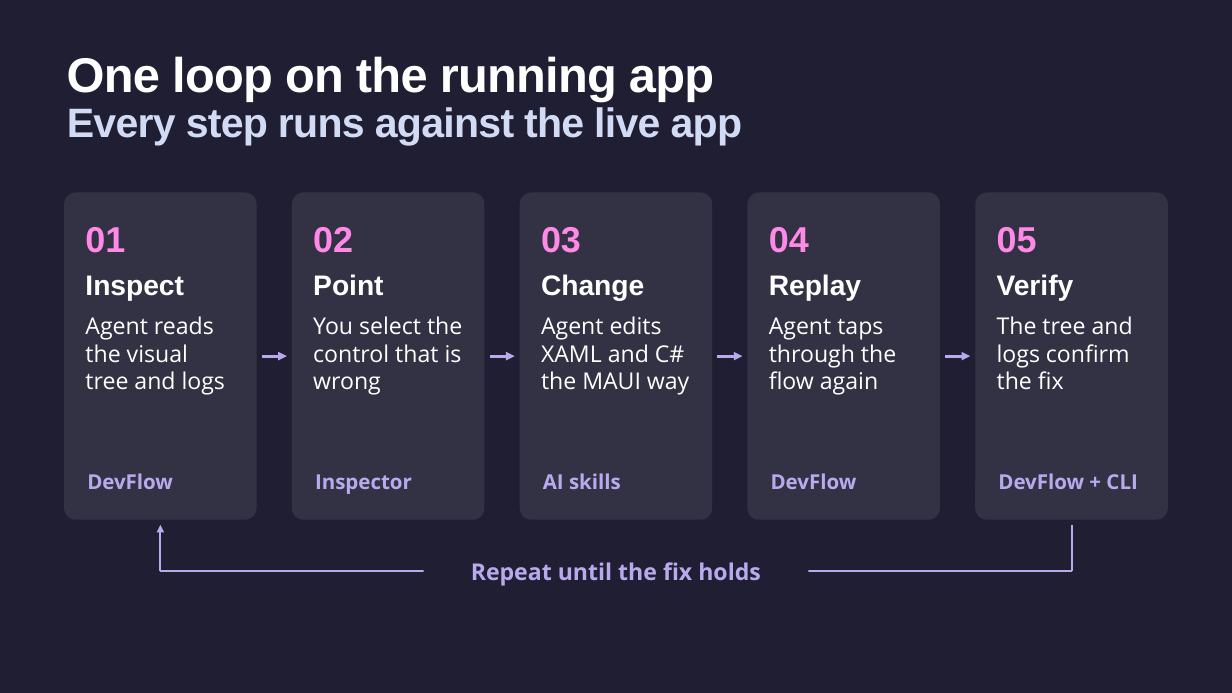
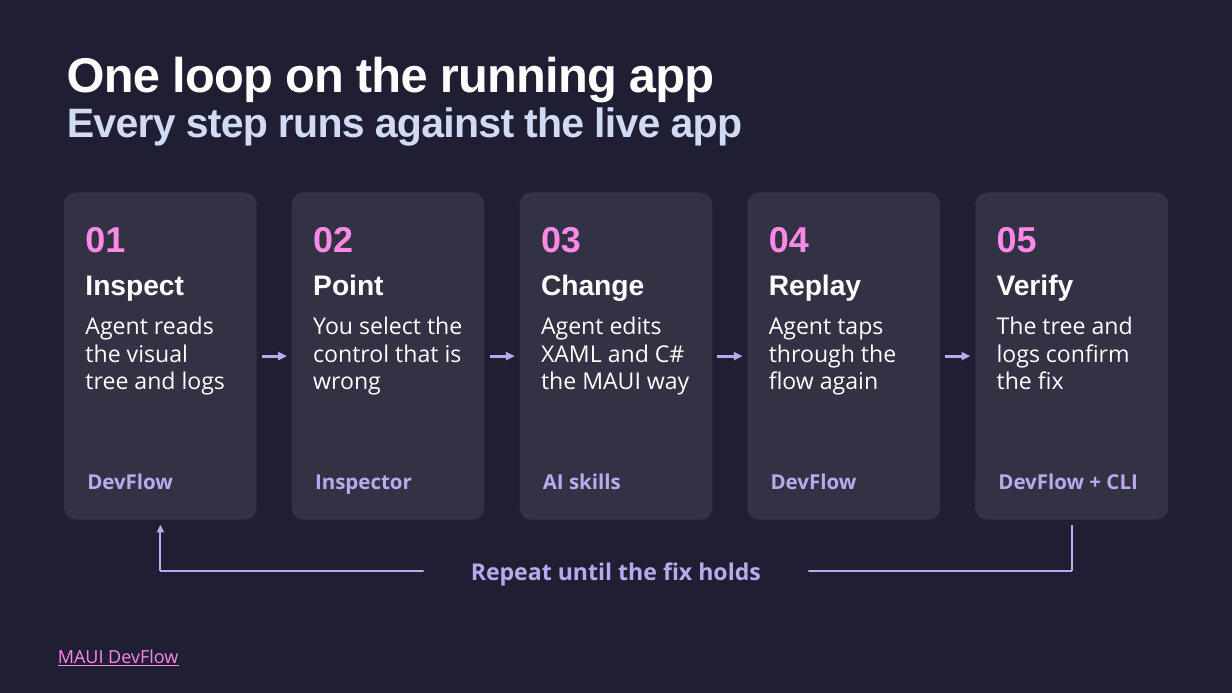
Before and after one commit to mattleibow/dotnetconf2026, a slide deck: slide 10 of slides.pptx (slide 9 before the commit). Drawn at 1232x693 pixels with LibreOffice and Linux fonts; fonts in the diff are those of the drawing. Boxes give left, top, right and bottom in pixels: in the first picture for what was removed or moved away, otherwise in the second. Text is boxed around its words. In the diff, an @@ line names an element or a change of style, - is before the commit and + after.

```diff
--- a/slides.pptx
+++ b/slides.pptx
@@ text added at (58, 649, 178, 666), 14 pt, text #FF89E7, underline @@
+MAUI DevFlow
```
Also in this commit, not shown: 13 other slides changed, 2 slides added.
